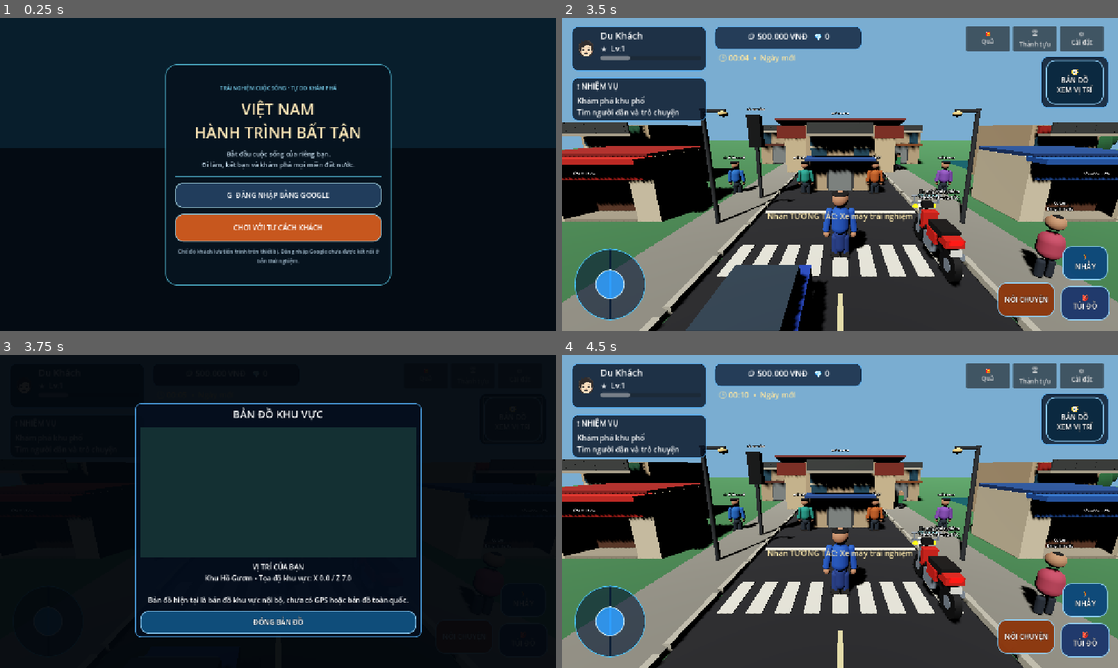
Above: before the commit, frames 1-4 (two rows, left to right).
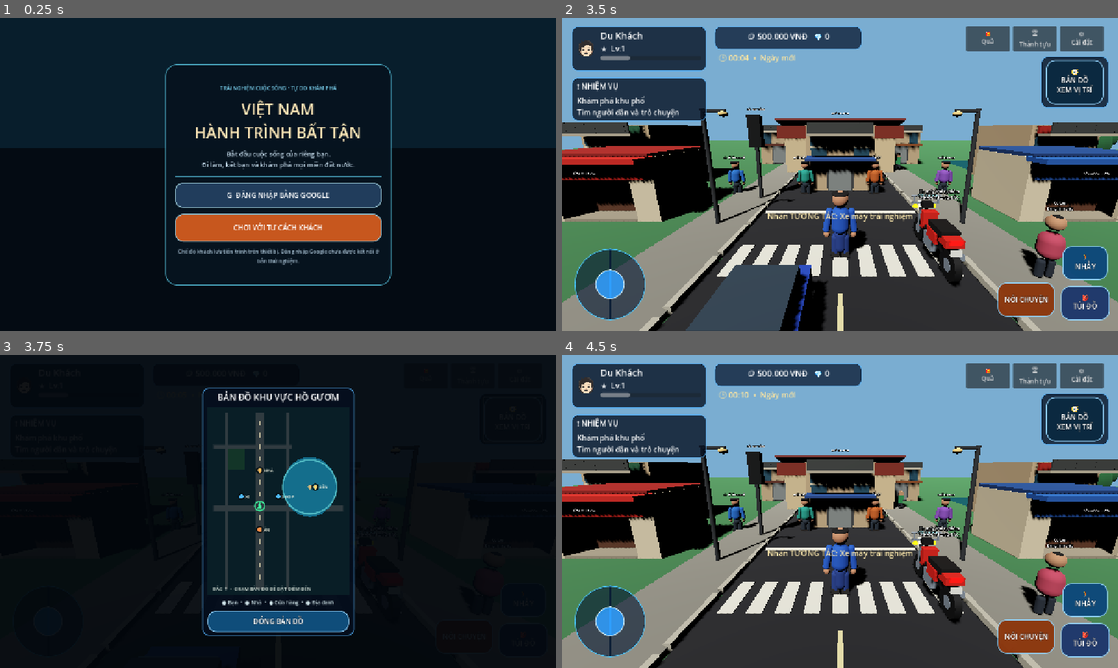
Above: after the commit, the same moments.

Repository: temu838655-dev/Vi-t-Nam-Du-L-ch
Game: Godot game, scene res://scenes/main.tscn
The game is run twice, just before and just after one commit, with the same random seed, the same clock (stepped at 60 frames per second) and the same inputs.
Inputs:
- Up to frame 1 (0.25 s): no input
- Up to frame 2 (3.5 s): click "G ĐĂNG NHẬP BẰNG GOOGLE" at 0.5 s; click "OK" at 1.25 s; click "CHƠI VỚI TƯ CÁCH KHÁCH" at 2 s; click "BẮT ĐẦU HÀNH TRÌNH MỚI" at 2.75 s
- Up to frame 3 (3.75 s): click "🧭 BẢN ĐỒ XEM VỊ TRÍ" at 3.5 s
- Up to frame 4 (4.5 s): click "ĐÓNG BẢN ĐỒ" at 4.25 s

Frames 1-2 are identical in both runs. In frame 3, 18% of the frame differs, in the area x 24-76%, y 10-91%; in frame 4, nothing differs.

Commit message:
Add live local map with tappable waypoint navigation

Diff:
--- a/Godot/scripts/mobile_hud.gd
+++ b/Godot/scripts/mobile_hud.gd
@@ -1,4 +1,96 @@
 extends CanvasLayer
+
+class LocalMapCanvas:
+	extends Control
+
+	signal waypoint_selected(world_position: Vector3)
+
+	var player_position := Vector3.ZERO
+	var player_rotation_y := 0.0
+	var waypoint_position := Vector3.ZERO
+	var has_waypoint := false
+
+	func _ready() -> void:
+		mouse_filter = Control.MOUSE_FILTER_STOP
+		custom_minimum_size = Vector2(0, 300)
+
+	func _world_to_canvas(world: Vector3) -> Vector2:
+		var usable := size - Vector2(28, 28)
+		return Vector2(14.0 + (world.x + 25.0) / 70.0 * usable.x, 14.0 + (world.z + 32.0) / 74.0 * usable.y)
+
+	func _canvas_to_world(point: Vector2) -> Vector3:
+		var usable := size - Vector2(28, 28)
+		return Vector3(clampf((point.x - 14.0) / maxf(1.0, usable.x) * 70.0 - 25.0, -25.0, 45.0), 0.0, clampf((point.y - 14.0) / maxf(1.0, usable.y) * 74.0 - 32.0, -32.0, 42.0))
+
+	func _draw() -> void:
+		draw_rect(Rect2(Vector2.ZERO, size), Color(0.035, 0.12, 0.15, 1.0))
+		# Park and green-space patches.
+		draw_rect(Rect2(_world_to_canvas(Vector3(-18, 0, -18)), Vector2(size.x * 0.13, size.y * 0.12)), Color(0.08, 0.22, 0.16, 0.9))
+		# Local street network, scaled from the playable prototype coordinates.
+		var road_color := Color(0.19, 0.23, 0.25, 1.0)
+		draw_line(_world_to_canvas(Vector3(0, 0, -32)), _world_to_canvas(Vector3(0, 0, 42)), road_color, 18.0, true)
+		draw_line(_world_to_canvas(Vector3(-25, 0, 8)), _world_to_canvas(Vector3(45, 0, 8)), road_color, 13.0, true)
+		draw_line(_world_to_canvas(Vector3(-25, 0, -18)), _world_to_canvas(Vector3(17, 0, -18)), road_color, 8.0, true)
+		draw_line(_world_to_canvas(Vector3(-18, 0, -32)), _world_to_canvas(Vector3(-18, 0, 42)), road_color, 7.0, true)
+		draw_line(_world_to_canvas(Vector3(15, 0, -32)), _world_to_canvas(Vector3(15, 0, 42)), road_color, 7.0, true)
+		# Lane markings.
+		for z in range(-28, 40, 5):
+			var p := _world_to_canvas(Vector3(0, 0, float(z)))
+			draw_line(p - Vector2(0, 5), p + Vector2(0, 5), Color(0.86, 0.82, 0.67, 0.9), 1.6, true)
+		# Hoan Kiem Lake, island and Turtle Tower.
+		var lake_center := _world_to_canvas(Vector3(27, 0, -1))
+		var lake_radius := Vector2(size.x * 0.19, size.y * 0.16)
+		var lake_points := PackedVector2Array()
+		for i in range(40):
+			var angle := TAU * float(i) / 40.0
+			lake_points.append(lake_center + Vector2(cos(angle) * lake_radius.x, sin(angle) * lake_radius.y))
+		draw_colored_polygon(lake_points, Color(0.08, 0.43, 0.55, 1.0))
+		draw_arc(lake_center, lake_radius.x, 0.0, TAU, 48, Color(0.34, 0.76, 0.79, 0.9), 2.0, true)
+		draw_circle(_world_to_canvas(Vector3(27, 0, -1)), 5.0, Color(0.82, 0.72, 0.48, 1.0))
+		# Building and service markers.
+		_draw_marker(Vector3(0, 0, -8), Color(0.95, 0.72, 0.35), "NHÀ")
+		_draw_marker(Vector3(-10, 0, 3), Color(0.3, 0.72, 1.0), "XE")
+		_draw_marker(Vector3(10, 0, 3), Color(0.3, 0.72, 1.0), "SHOP")
+		_draw_marker(Vector3(0, 0, 17), Color(1.0, 0.56, 0.28), "ĂN")
+		_draw_marker(Vector3(30, 0, -1), Color(1.0, 0.84, 0.45), "ĐỀN")
+		# Waypoint line and destination.
+		if has_waypoint:
+			var target := _world_to_canvas(waypoint_position)
+			var current := _world_to_canvas(player_position)
+			draw_line(current, target, Color(1.0, 0.76, 0.22, 0.95), 2.5, true)
+			draw_circle(target, 8.0, Color(1.0, 0.75, 0.16, 1.0))
+			draw_arc(target, 12.0, 0.0, TAU, 32, Color(1.0, 0.9, 0.55, 1.0), 2.0, true)
+		# Player arrow always reflects the live world position.
+		var player_point := _world_to_canvas(player_position)
+		var direction := Vector2(sin(player_rotation_y), -cos(player_rotation_y))
+		var side := Vector2(-direction.y, direction.x)
+		var triangle := PackedVector2Array([
+			player_point + direction * 10.0,
+			player_point - direction * 7.0 + side * 6.0,
+			player_point - direction * 7.0 - side * 6.0
+		])
+		draw_colored_polygon(triangle, Color(0.24, 0.95, 0.62, 1.0))
+		draw_arc(player_point, 11.0, 0.0, TAU, 32, Color(0.24, 0.95, 0.62, 0.9), 2.0, true)
+		var font := ThemeDB.fallback_font
+		if font:
+			draw_string(font, Vector2(12, size.y - 10), "BẮC ↑  •  CHẠM BẢN ĐỒ ĐỂ ĐẶT ĐIỂM ĐẾN", HORIZONTAL_ALIGNMENT_LEFT, -1, 11, Color(0.9, 0.94, 0.9))
+
+	func _draw_marker(world: Vector3, tint: Color, label: String) -> void:
+		var point := _world_to_canvas(world)
+		draw_circle(point, 5.0, tint)
+		draw_arc(point, 7.0, 0.0, TAU, 24, Color(0.03, 0.07, 0.08, 1.0), 1.5, true)
+		var font := ThemeDB.fallback_font
+		if font:
+			draw_string(font, point + Vector2(8, 4), label, HORIZONTAL_ALIGNMENT_LEFT, -1, 10, Color(0.95, 0.95, 0.88))
+
+	func _gui_input(event: InputEvent) -> void:
+		if event is InputEventMouseButton and event.pressed and event.button_index == MOUSE_BUTTON_LEFT:
+			waypoint_selected.emit(_canvas_to_world(event.position))
+			accept_event()
+		elif event is InputEventScreenTouch and event.pressed:
+			waypoint_selected.emit(_canvas_to_world(event.position))
+			accept_event()
+
 
 var player: CharacterBody3D
 var status_label: Label
@@ -22,6 +114,9 @@
 var current_inventory_tab := "vehicle"
 var family_dialogue_overlay: Control
 var map_overlay: Control
+var map_canvas: LocalMapCanvas
+var active_waypoint := Vector3.ZERO
+var has_active_waypoint := false
 
 func _ready() -> void:
 	add_to_group("shop_ui")
@@ -220,6 +315,10 @@
 
 func _process(_delta: float) -> void:
 	_update_status()
+	if is_instance_valid(map_canvas) and is_instance_valid(player):
+		map_canvas.player_position = player.global_position
+		map_canvas.player_rotation_y = player.rotation.y
+		map_canvas.queue_redraw()
 
 func _update_status() -> void:
 	if status_label:
@@ -599,46 +698,77 @@
 	map_overlay.set_anchors_and_offsets_preset(Control.PRESET_FULL_RECT)
 	map_overlay.mouse_filter = Control.MOUSE_FILTER_STOP
 	ui_root.add_child(map_overlay)
+
 	var shade := ColorRect.new()
 	shade.color = Color(0.008, 0.025, 0.045, 0.94)
 	shade.set_anchors_and_offsets_preset(Control.PRESET_FULL_RECT)
 	map_overlay.add_child(shade)
-	var panel := _make_hud_panel(Vector2.ZERO, Vector2(0, 0))
+
+	var viewport_size := get_viewport().get_visible_rect().size
+	var panel_width := minf(350.0, viewport_size.x - 24.0)
+	var panel_height := minf(570.0, viewport_size.y - 32.0)
+	var panel := _make_hud_panel(Vector2.ZERO, Vector2(panel_width, panel_height))
 	panel.set_anchors_preset(Control.PRESET_CENTER)
-	panel.offset_left = -minf(330.0, get_viewport().get_visible_rect().size.x * 0.44)
-	panel.offset_right = minf(330.0, get_viewport().get_visible_rect().size.x * 0.44)
-	panel.offset_top = -250.0
-	panel.offset_bottom = 250.0
+	panel.offset_left = -panel_width * 0.5
+	panel.offset_right = panel_width * 0.5
+	panel.offset_top = -panel_height * 0.5
+	panel.offset_bottom = panel_height * 0.5
+	panel.mouse_filter = Control.MOUSE_FILTER_STOP
 	map_overlay.add_child(panel)
+
 	var layout := VBoxContainer.new()
-	layout.add_theme_constant_override("separation", 12)
+	layout.add_theme_constant_override("separation", 9)
 	panel.add_child(layout)
+
 	var heading := Label.new()
-	heading.text = "BẢN ĐỒ KHU VỰC"
+	heading.text = "BẢN ĐỒ KHU VỰC HỒ GƯƠM"
 	heading.horizontal_alignment = HORIZONTAL_ALIGNMENT_CENTER
-	heading.add_theme_font_size_override("font_size", 24)
+	heading.add_theme_font_size_override("font_size", 20)
 	layout.add_child(heading)
-	var map_art := ColorRect.new()
-	map_art.custom_minimum_size = Vector2(0, 300)
-	map_art.color = Color(0.08, 0.19, 0.20, 1.0)
-	layout.add_child(map_art)
-	var map_text := Label.new()
-	var pos := player.global_position if is_instance_valid(player) else Vector3.ZERO
-	map_text.text = "VỊ TRÍ CỦA BẠN\nKhu Hồ Gươm • Tọa độ khu vực: X %.1f / Z %.1f\n\nBản đồ hiện tại là bản đồ khu vực nội bộ, chưa có GPS hoặc bản đồ toàn quốc." % [pos.x, pos.z]
-	map_text.autowrap_mode = TextServer.AUTOWRAP_WORD_SMART
-	map_text.horizontal_alignment = HORIZONTAL_ALIGNMENT_CENTER
-	layout.add_child(map_text)
+
+	map_canvas = LocalMapCanvas.new()
+	map_canvas.size_flags_horizontal = Control.SIZE_EXPAND_FILL
+	map_canvas.size_flags_vertical = Control.SIZE_EXPAND_FILL
+	map_canvas.custom_minimum_size = Vector2(0, minf(360.0, viewport_size.y * 0.43))
+	map_canvas.player_position = player.global_position if is_instance_valid(player) else Vector3.ZERO
+	map_canvas.player_rotation_y = player.rotation.y if is_instance_valid(player) else 0.0
+	map_canvas.has_waypoint = has_active_waypoint
+	map_canvas.waypoint_position = active_waypoint
+	map_canvas.waypoint_selected.connect(_set_map_waypoint)
+	layout.add_child(map_canvas)
+
+	var legend := Label.new()
+	legend.text = "● Bạn  •  ● Nhà  •  ● Cửa hàng  •  ● Địa danh"
+	legend.horizontal_alignment = HORIZONTAL_ALIGNMENT_CENTER
+	legend.add_theme_font_size_override("font_size", 12)
+	legend.add_theme_color_override("font_color", Color(0.82, 0.9, 0.92))
+	layout.add_child(legend)
+
 	var close := Button.new()
 	close.text = "ĐÓNG BẢN ĐỒ"
-	close.custom_minimum_size = Vector2(0, 54)
+	close.custom_minimum_size = Vector2(0, 50)
 	_style_game_button(close, Color(0.06, 0.30, 0.48, 1.0))
 	close.pressed.connect(_close_local_map)
 	layout.add_child(close)
+
+func _set_map_waypoint(world_position: Vector3) -> void:
+	active_waypoint = world_position
+	has_active_waypoint = true
+	if is_instance_valid(map_canvas):
+		map_canvas.waypoint_position = active_waypoint
+		map_canvas.has_waypoint = true
+		map_canvas.queue_redraw()
+	var distance_text := ""
+	if is_instance_valid(player):
+		var distance := Vector2(player.global_position.x, player.global_position.z).distance_to(Vector2(world_position.x, world_position.z))
+		distance_text = " • Cách bạn %.0f m" % distance
+	_show_message("Đã đặt điểm đến trên bản đồ%s. Đường chỉ dẫn màu vàng sẽ hiển thị trên bản đồ." % distance_text)
 
 func _close_local_map() -> void:
 	if is_instance_valid(map_overlay):
 		map_overlay.queue_free()
 	map_overlay = null
+	map_canvas = null
 
 
 func open_family_dialogue(member_role: String, activity: String) -> void:
